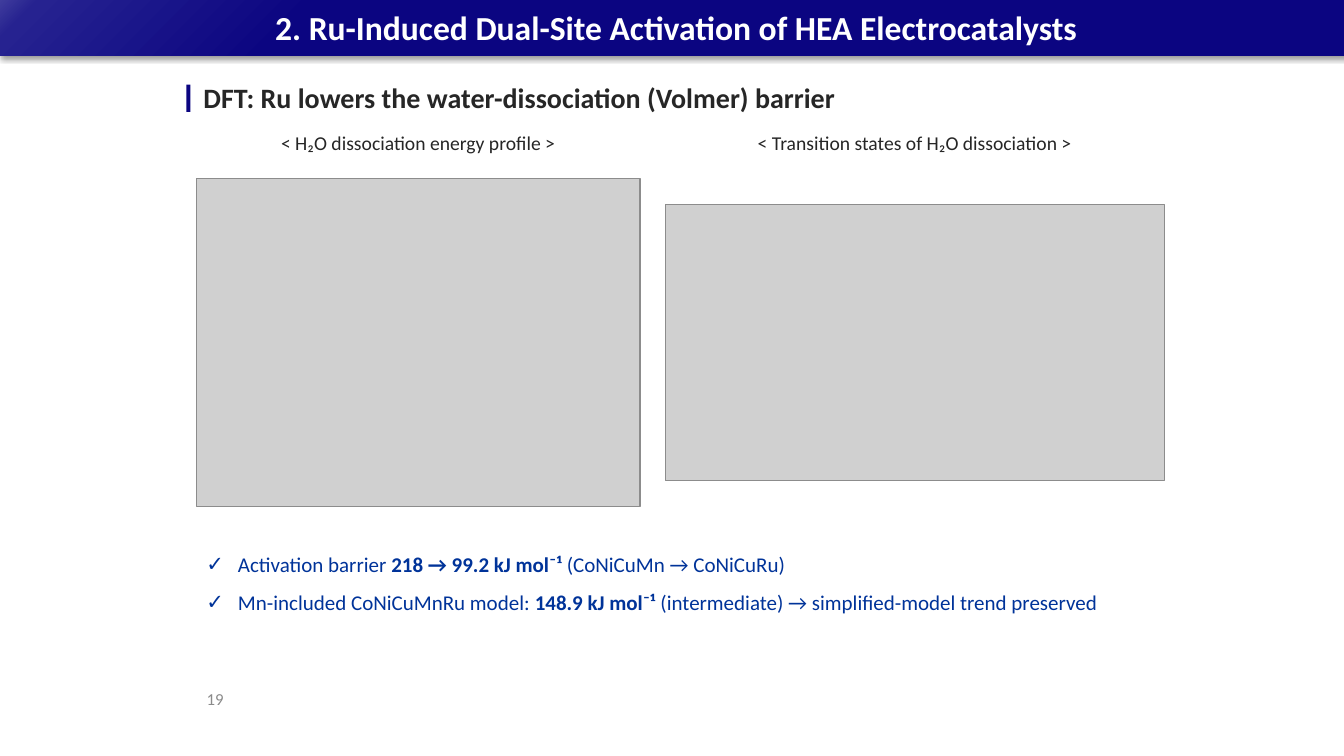
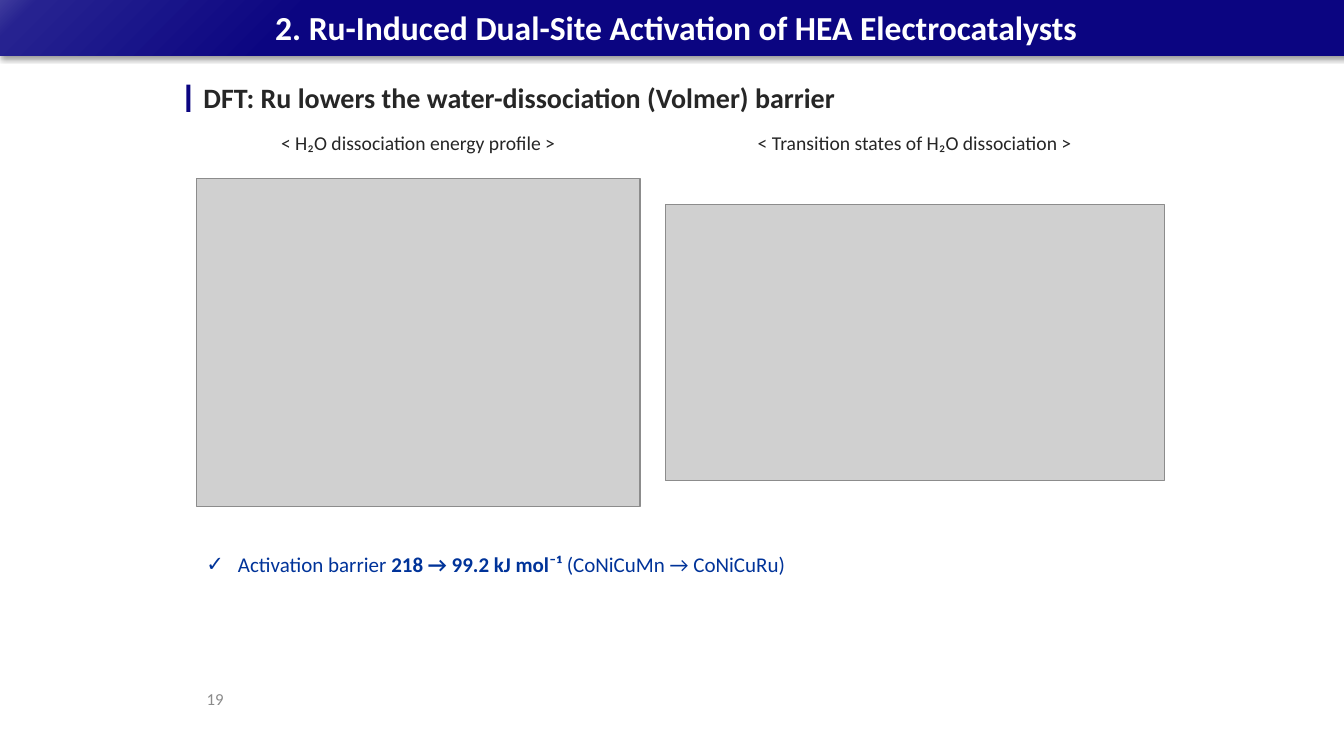
Before and after one commit to limsj0204/letter, a slide deck: slide 19 of 학위논문_디펜스_발표자료_5시료.pptx. Drawn at 1344x756 pixels with LibreOffice and Linux fonts; fonts in the diff are those of the drawing; grey boxes stand for pictures. Boxes give left, top, right and bottom in pixels: in the first picture for what was removed or moved away, otherwise in the second. Text is boxed around its words. In the diff, an @@ line names an element or a change of style, - is before the commit and + after.

```diff
--- a/학위논문_디펜스_발표자료_5시료.pptx
+++ b/학위논문_디펜스_발표자료_5시료.pptx
@@ text at (x1=238, y1=593, x2=1096, y2=614): paragraph removed @@
-✓ Mn-included CoNiCuMnRu model: 148.9 kJ mol⁻¹ (intermediate) → simplified-model trend preserved
```
Also in this commit, not shown: 2 other slides changed, 2 slides removed.
